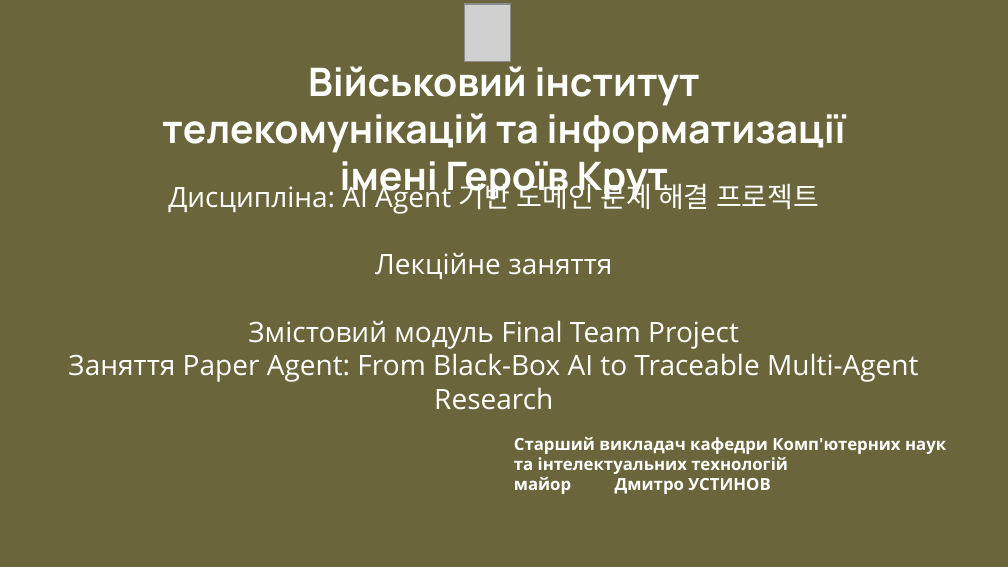
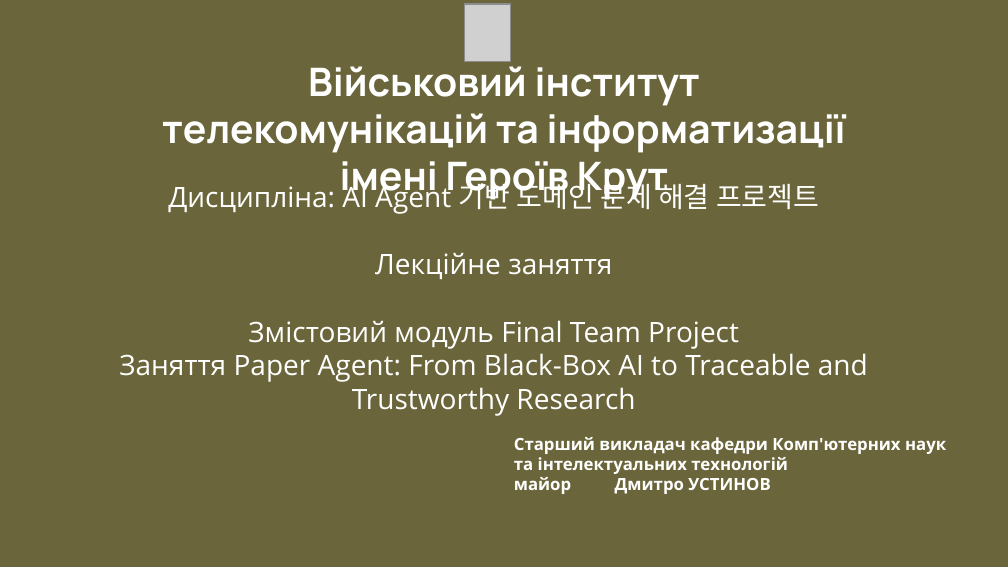
Before and after one commit to Vulter3653/paper-agent-project-ver-1, a slide deck: slide 1 of presentation/generated/paper-agent-final-presentation.pptx. Drawn at 1008x567 pixels with LibreOffice and Linux fonts; fonts in the diff are those of the drawing; grey boxes stand for pictures. Boxes give left, top, right and bottom in pixels: in the first picture for what was removed or moved away, otherwise in the second. Text is boxed around its words. In the diff, an @@ line names an element or a change of style, - is before the commit and + after.

```diff
--- a/presentation/generated/paper-agent-final-presentation.pptx
+++ b/presentation/generated/paper-agent-final-presentation.pptx
@@ text at [119, 353, 868, 416]: text changed @@
-Заняття Paper Agent: From Black-Box AI to Traceable Multi-Agent Research
+Заняття Paper Agent: From Black-Box AI to Traceable and Trustworthy Research
```
Also in this commit, not shown: 9 other files.
